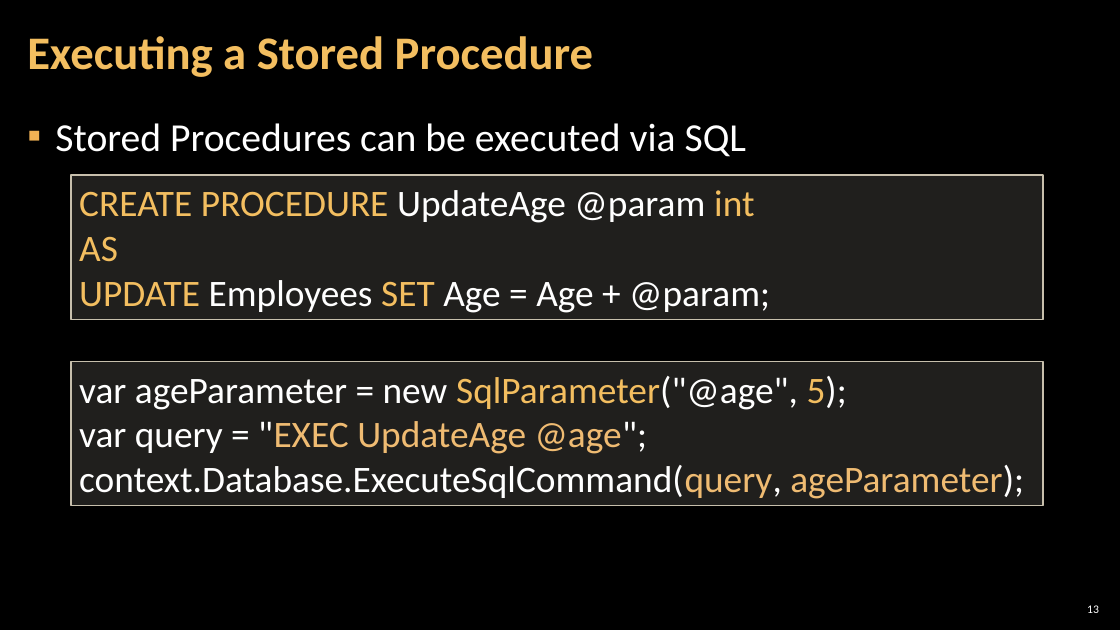
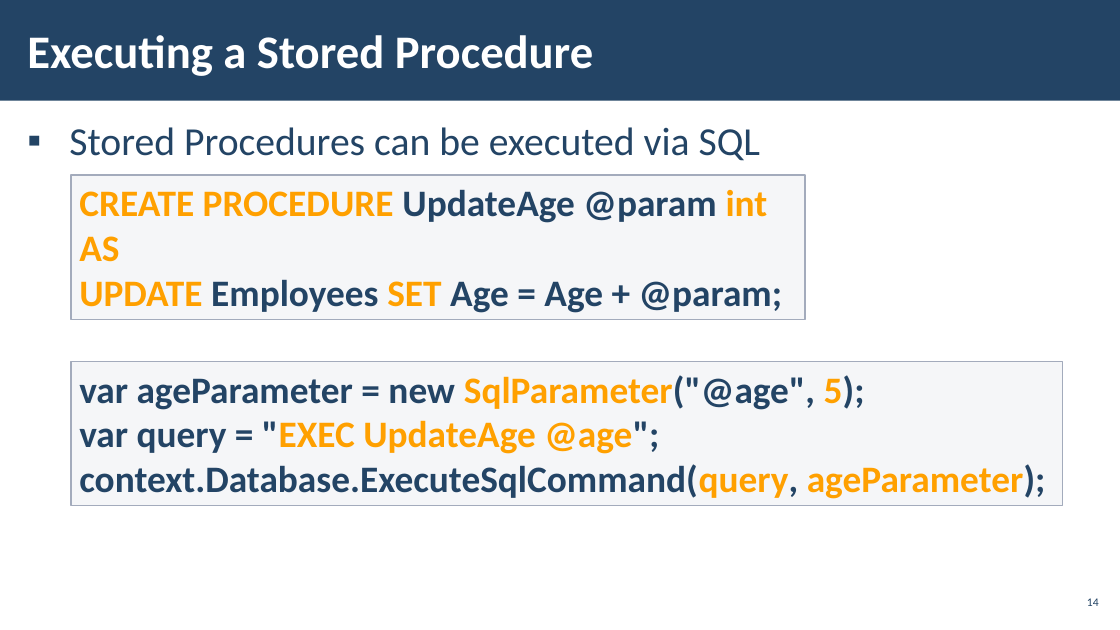
Before and after one commit to pirocorp/Databases-Advanced---Entity-Framework, a slide deck: slide 14 of 07. Advanced Querying/07. DB-Advanced-EF-Core-Advanced-Querying.pptx (slide 13 before the commit). Drawn at 1120x630 pixels with LibreOffice and Linux fonts; fonts in the diff are those of the drawing; background and template pictures are left out. Boxes give left, top, right and bottom in pixels: in the first picture for what was removed or moved away, otherwise in the second. Text is boxed around its words. In the diff, an @@ line names an element or a change of style, - is before the commit and + after.

```diff
--- a/07. Advanced Querying/07. DB-Advanced-EF-Core-Advanced-Querying.pptx
+++ b/07. Advanced Querying/07. DB-Advanced-EF-Core-Advanced-Querying.pptx
@@ rectangle added at <box>0,0,1120,101</box>, fill #234465 @@
@@ title "Executing a Stored Procedure" at <box>27,35,593,76</box>: text colour #F3BE60 to #FFFFFF; line spacing 0.9 to 1 @@
@@ text "Stored Procedures can be executed ..." at <box>69,127,761,161</box>: text colour #FFFFFF to #234465; indent changed @@
@@ rectangle "CREATE PROCEDURE UpdateAge @param int": place and size @@
-rectangle "CREATE PROCEDURE UpdateAge @param int" at <box>71,175,1043,319</box>
+rectangle "CREATE PROCEDURE UpdateAge @param int" at <box>71,175,805,319</box>
@@ rectangle "CREATE PROCEDURE UpdateAge @param int" at <box>71,175,805,319</box>: text colour #F3BE60 to #FFA000 in "CREATE PROCEDURE int", "AS", "UPDATE SET"; text colour #FFFFFF to #234465 in "UpdateAge @param", "Employees Age = Age + @param;"; bold on; fill #D9D5C7 at 15% opacity to #C2C7D2 at 15% opacity; outline #C7BFAC 1 pt to #A3ABBC 1 pt @@
@@ rectangle "var ageParameter = new SqlParameter("@age", ...": place and size @@
-rectangle "var ageParameter = new SqlParameter("@age", ..." at <box>71,361,1043,506</box>
+rectangle "var ageParameter = new SqlParameter("@age", ..." at <box>71,361,1062,506</box>
@@ rectangle "var ageParameter = new SqlParameter("@age", ..." at <box>71,361,1062,506</box>: text colour #FFFFFF to #234465 in "var ageParameter = new SqlParameter("@age", 5);", "var query = "EXEC @age";", "context.Database.ExecuteSqlCommand(query, ageParameter);"; text colour #F3BE60 to #FFA000 in "SqlParameter("@age", 5);"; bold on; text colour #EFBB72 to #FFA000 in ""EXEC UpdateAge @age";", "context.Database.ExecuteSqlCommand(query, ageParameter);"; fill #D9D5C7 at 15% opacity to #C2C7D2 at 15% opacity; outline #C7BFAC 1 pt to #A3ABBC 1 pt @@
@@ page number added at <box>1087,598,1099,606</box>, 10 pt, text #234465 @@
+14
@@ page number removed at <box>1087,605,1099,613</box> @@
-13
```
Also in this commit, not shown: 31 other slides changed, 5 slides added, 4 slides removed.
